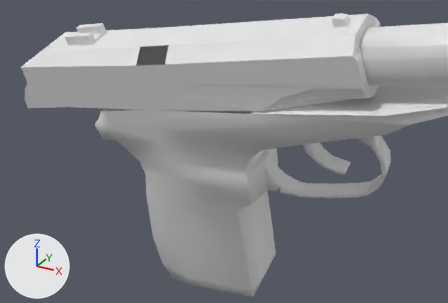
The OBJ model Vertex_Animation_Compiler/Assets/Makarov_Pistol_Reload144.obj: old version first, new version second.
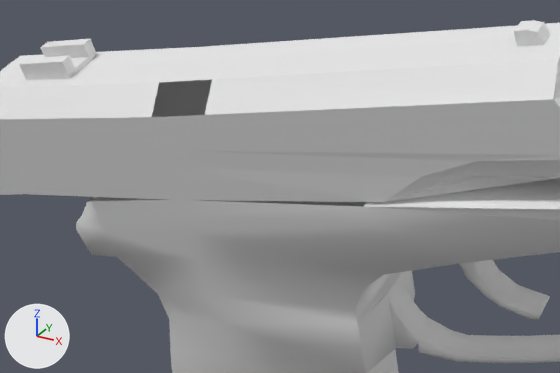
There are two pictures of each version: one from a 50 mm lens placed at (0.4605, -0.2996, 0.0065), pointed at (0.3649, -0.1258, -0.0805), one close up on the part from 12% to 80% of the width and 1% to 67% of the height. The axes (+X, +Y, +Z) are drawn at lower left. The lights are the same throughout. Where no turn or scale is listed for an object, it has been applied to the vertices.

The first close-up shows 'Rest_of_the_gun_Sphere', 'Top_Slider_Sphere.001'.
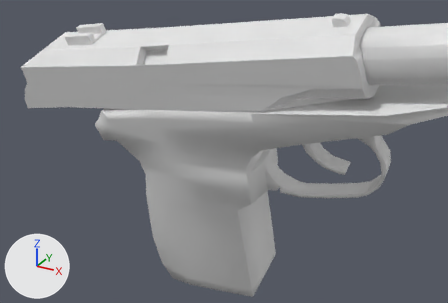
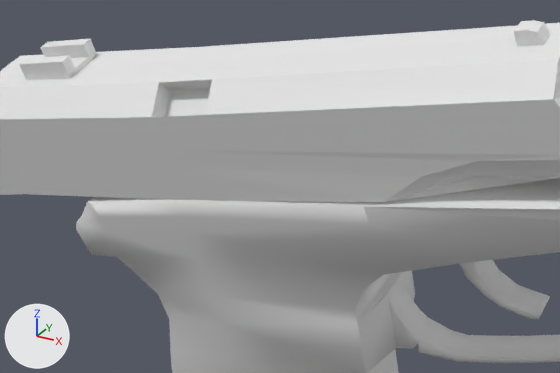
Pixel boxes [x1, y1, x2, y2] of what changed, in the close-ups (560 x 373 px):
part 1 of me_rest_of_the_gun_sphere, added: after [87, 197, 367, 207]
part 2 of me_top_slider_sphere_001, added: after [152, 79, 212, 117]

The change, as a diff of the scene's bpy script:
```diff
--- a/Vertex_Animation_Compiler/Assets/Makarov_Pistol_Reload144.obj.py
+++ b/Vertex_Animation_Compiler/Assets/Makarov_Pistol_Reload144.obj.py
@@ me_rest_of_the_gun_sphere @@
 me_rest_of_the_gun_sphere.from_pydata(...)  # 272 vertices, 519 faces; spans x 0.3104..0.4553, y -0.1343..-0.0809, z -0.1591..-0.0255
 # used by ob_rest_of_the_gun_sphere; location = (0.0, 0.0, 0.0)
 # verts and faces of me_rest_of_the_gun_sphere; kept vertices keep their numbers, new ones are numbered from 272
 # before: 164 (0.3778, -0.109, -0.0545), 166 (0.3165, -0.1317, -0.0722) at pixel (87, 201), 175 (0.3178, -0.1318, -0.0718) at pixel (92, 201), 178 (0.3785, -0.1331, -0.0618) at pixel (363, 206), 179 (0.3383, -0.1325, -0.0677) at pixel (174, 199)
 # before: 180 (0.3171, -0.1076, -0.0646), 181 (0.3376, -0.1083, -0.0604), 183 (0.3158, -0.1076, -0.0649)
+# me_rest_of_the_gun_sphere part 1
+faces += [(164, 181, 179), (175, 179, 181), (166, 175, 183), (164, 179, 178), (175, 181, 180), (175, 180, 183)]
@@ me_top_slider_sphere_001 @@
 # used by ob_top_slider_sphere_001; location = (0.0, 0.0, 0.0)
-me_top_slider_sphere_001.from_pydata(...)  # 127 vertices, 227 faces; spans x 0.2774..0.4149, y -0.1381..-0.1069, z -0.0779..-0.0286
+me_top_slider_sphere_001.from_pydata(...)  # 131 vertices, 237 faces; spans x 0.2774..0.4149, y -0.1381..-0.1069, z -0.0779..-0.0286
+# me_top_slider_sphere_001 part 2
+# 4 vertices are added at (0.35, -0.1347, -0.0505), (0.3493, -0.1309, -0.0451), (0.3377, -0.1307, -0.0471), (0.3384, -0.1347, -0.0525)
+# 10 new faces join them
```
